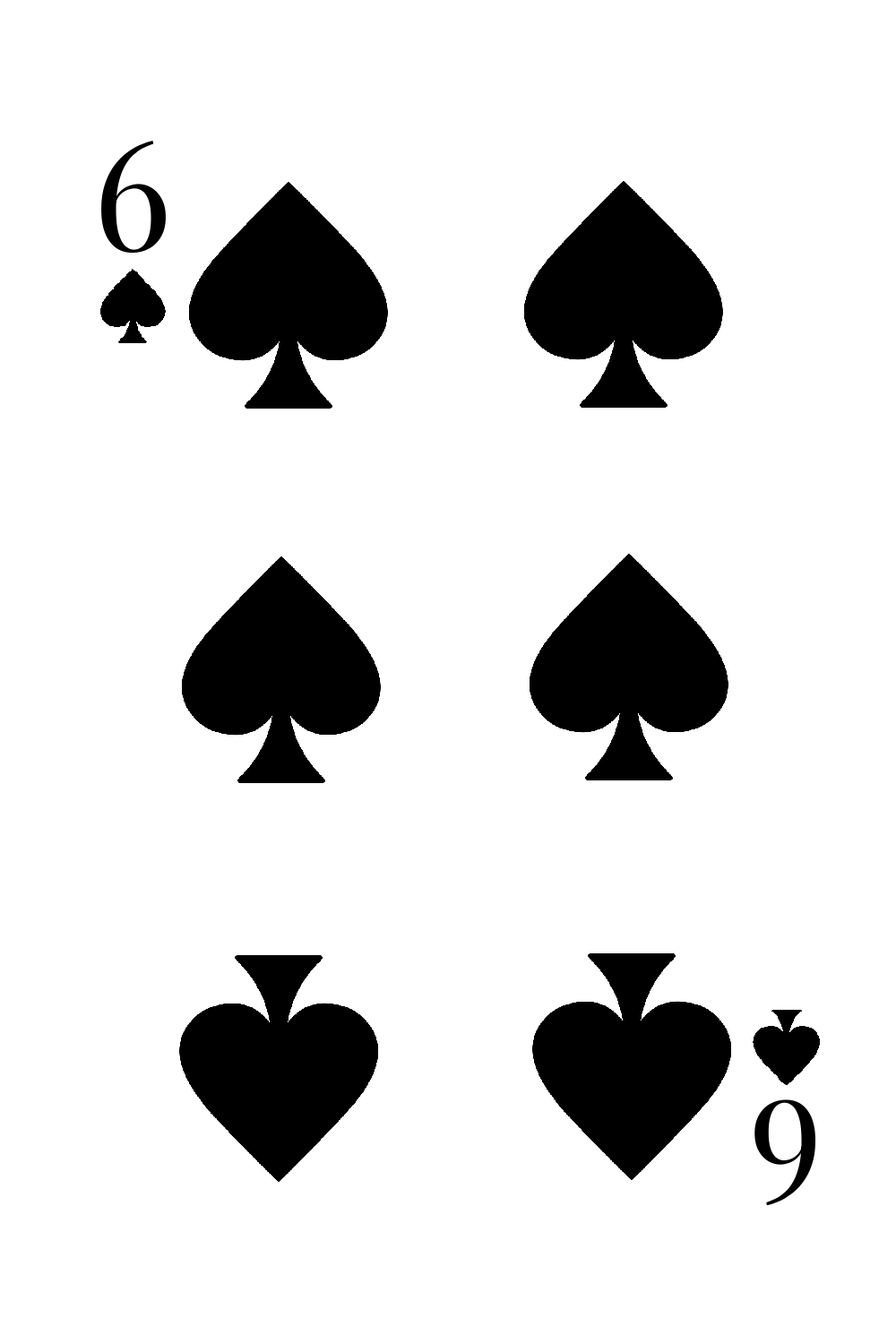
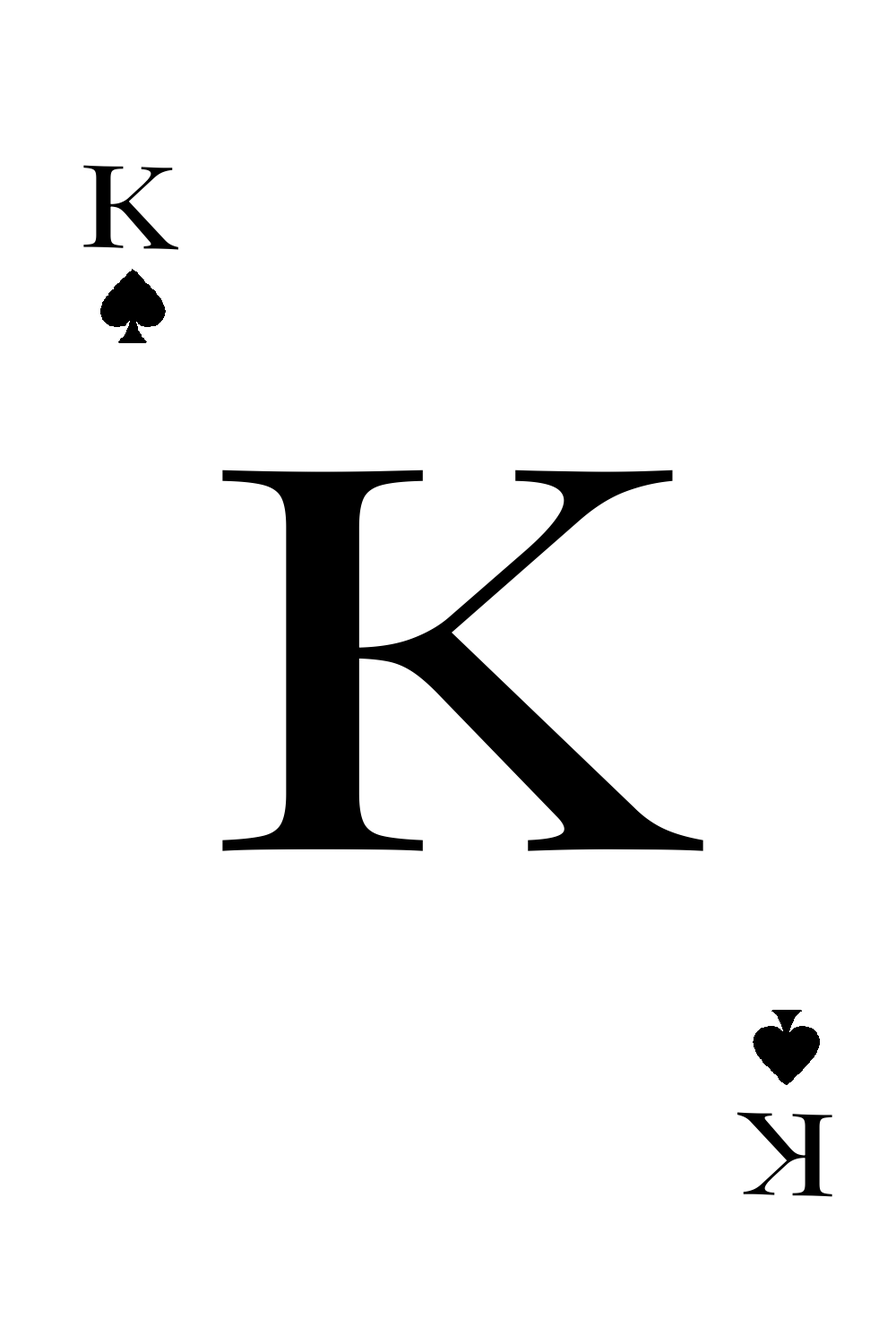
Two versions of the same layered image (896 × 1344). Layer-by-layer changes:
removed layer "Copy of Spade.png" (1st of 5) over [179, 954, 378, 1182]
removed layer "Copy of Spade.png" (2nd of 5) over [532, 953, 746, 1194]
removed layer "Copy of Spade.png" (3rd of 5) over [515, 180, 723, 516]
removed layer "Copy of Spade.png" (4th of 5) over [515, 469, 729, 803]
removed layer "Copy of Spade.png" (5th of 5) over [181, 469, 402, 803]
removed layer "Spade.png" over [114, 171, 402, 516]
painted on "White Background" over [83, 140, 833, 1206]
